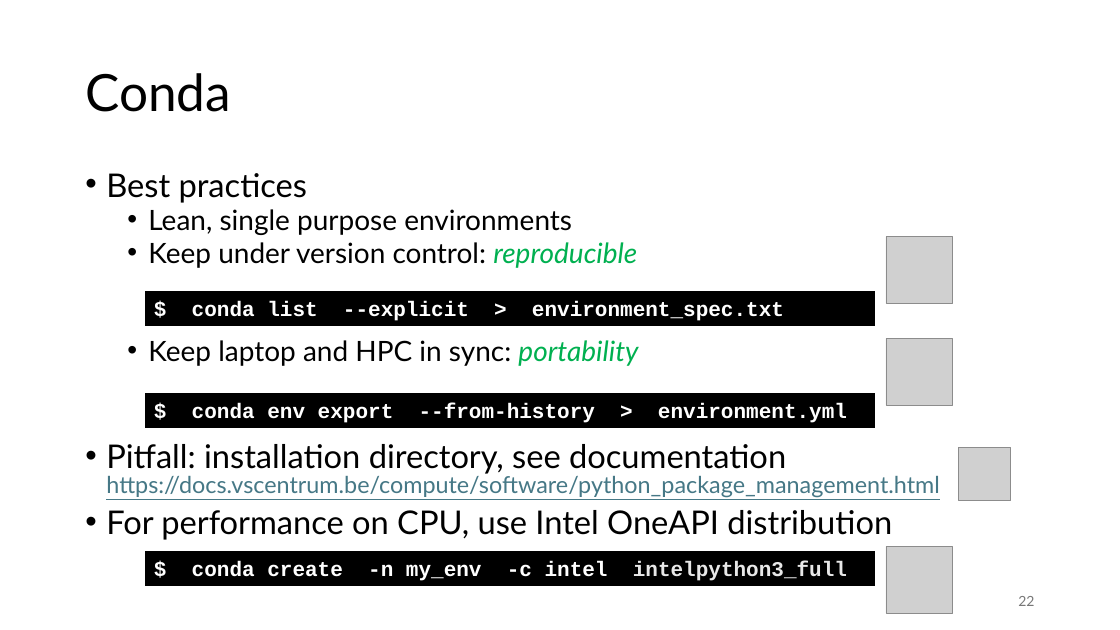
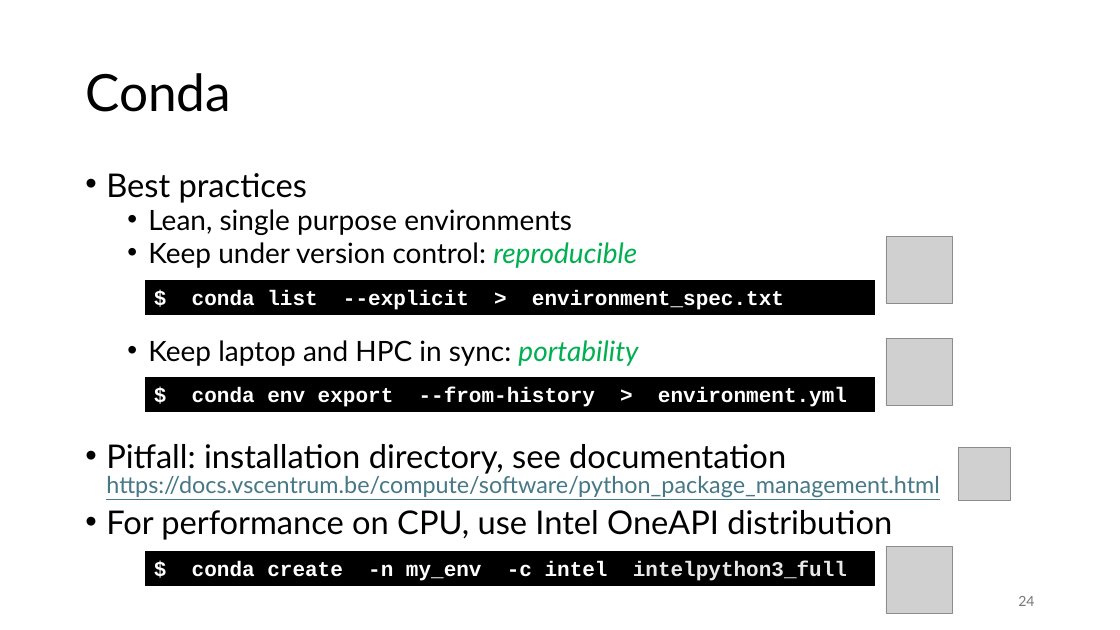
Before and after one commit to gjbex/Best-practices-for-data-science-on-HPC, a slide deck: slide 24 of best_practices_for_data_science_on_hpc.pptx (slide 22 before the commit). Drawn at 1120x630 pixels with LibreOffice and Linux fonts; fonts in the diff are those of the drawing; grey boxes stand for pictures. Boxes give left, top, right and bottom in pixels: in the first picture for what was removed or moved away, otherwise in the second. Text is boxed around its words. In the diff, an @@ line names an element or a change of style, - is before the commit and + after.

Commit message:
Add slides on condad and R environments

```diff
--- a/best_practices_for_data_science_on_hpc.pptx
+++ b/best_practices_for_data_science_on_hpc.pptx
@@ rectangle "$ conda list --explicit > ...": place and size @@
-rectangle "$ conda list --explicit > ..." at bbox=[145, 292, 875, 325]
+rectangle "$ conda list --explicit > ..." at bbox=[145, 281, 875, 314]
@@ rectangle "$ conda env export --from-history ...": place and size @@
-rectangle "$ conda env export --from-history ..." at bbox=[145, 393, 875, 427]
+rectangle "$ conda env export --from-history ..." at bbox=[145, 377, 875, 411]
@@ page number at bbox=[1018, 596, 1034, 606]: text changed @@
-22
+24
```
Also in this commit, not shown: 2 other slides changed, 4 slides added, 2 slides removed.
